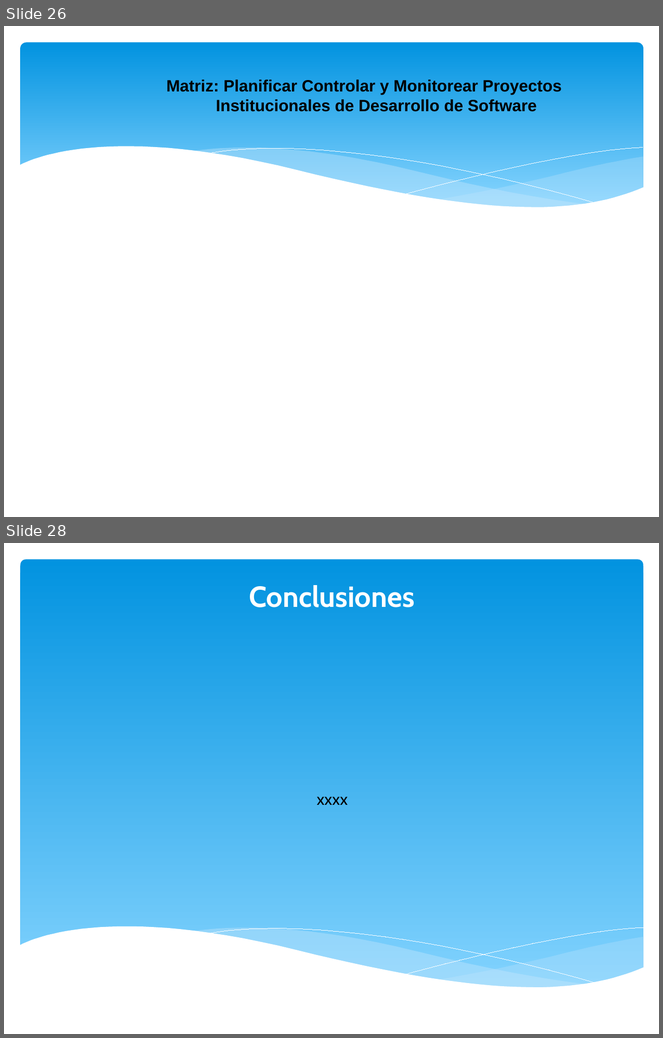
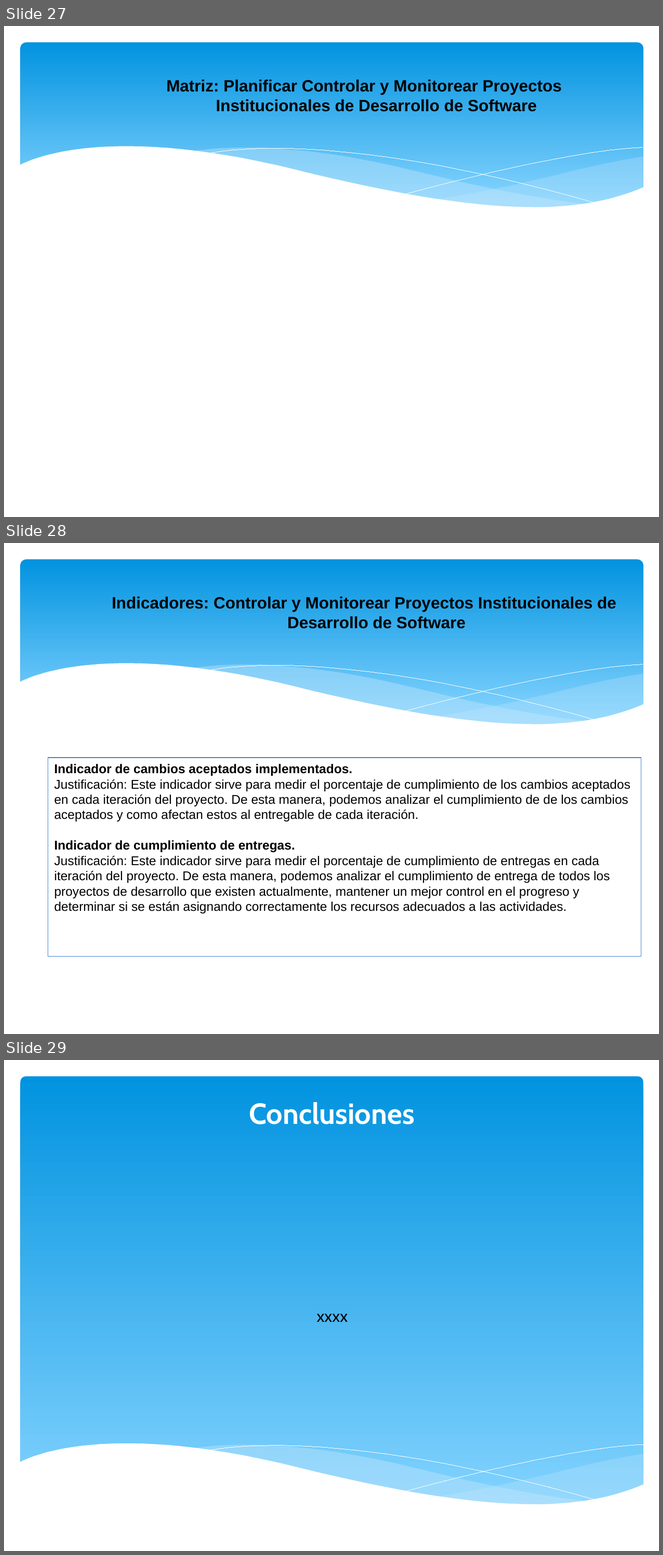
Before and after one commit to orlysemperfi/cmmi-sw-inei, a slide deck: PPT ENTREGABLE2 CMMI.pptx. Shown one above the other, each under a label of ours: slides 26 and 28 before the commit, slides 27, 28 and 29 after it; the slides between them are not shown. The pictures are 663x1038 and 663x1555 pixels, drawn with LibreOffice and Linux fonts; fonts in the diff are those of the drawing. Boxes give left, top, right and bottom in pixels: in the first picture for what was removed or moved away, otherwise in the second. Text is boxed around its words. In the diff, an @@ line names an element or a change of style, - is before the commit and + after.

```diff
--- a/PPT ENTREGABLE2 CMMI.pptx
+++ b/PPT ENTREGABLE2 CMMI.pptx
@@ slide 28 added at <box>4,543,659,1034</box>, background #FFFFFF; not listed: 6 template elements that a slide beside it also shows @@
@@ text added at <box>112,597,617,629</box>, 18 pt, text #000000, bold @@
+    Indicadores: Controlar y Monitorear Proyectos Institucionales de Desarrollo de Software
@@ rectangle added at <box>48,758,642,957</box>, outline #4584D3 0.75 pt, 14 pt, text #000000 @@
+Indicador de cambios aceptados implementados.
+Justificación: Este indicador sirve para medir el porcentaje de cumplimiento de los cambios aceptados en cada iteración del proyecto. De esta manera, podemos analizar el cumplimiento de de los cambios aceptados y como afectan estos al entregable de cada iteración.
+Indicador de cumplimiento de entregas.
+Justificación: Este indicador sirve para medir el porcentaje de cumplimiento de entregas en cada iteración del proyecto. De esta manera, podemos analizar el cumplimiento de entrega de todos los proyectos de desarrollo que existen actualmente, mantener un mejor control en el progreso y determinar si se están asignando correctamente los recursos adecuados a las actividades.
@@ what was slide 26 is now slide 27 @@
@@ what was slide 28 is now slide 29 @@
```
Also in this commit, not shown: 13 slides changed.
